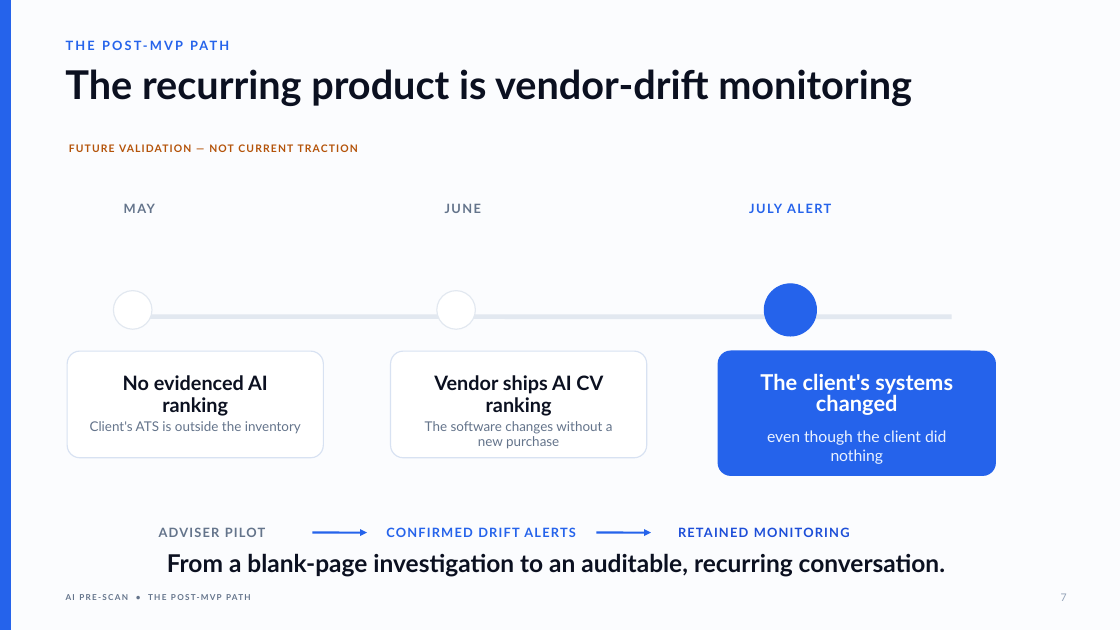
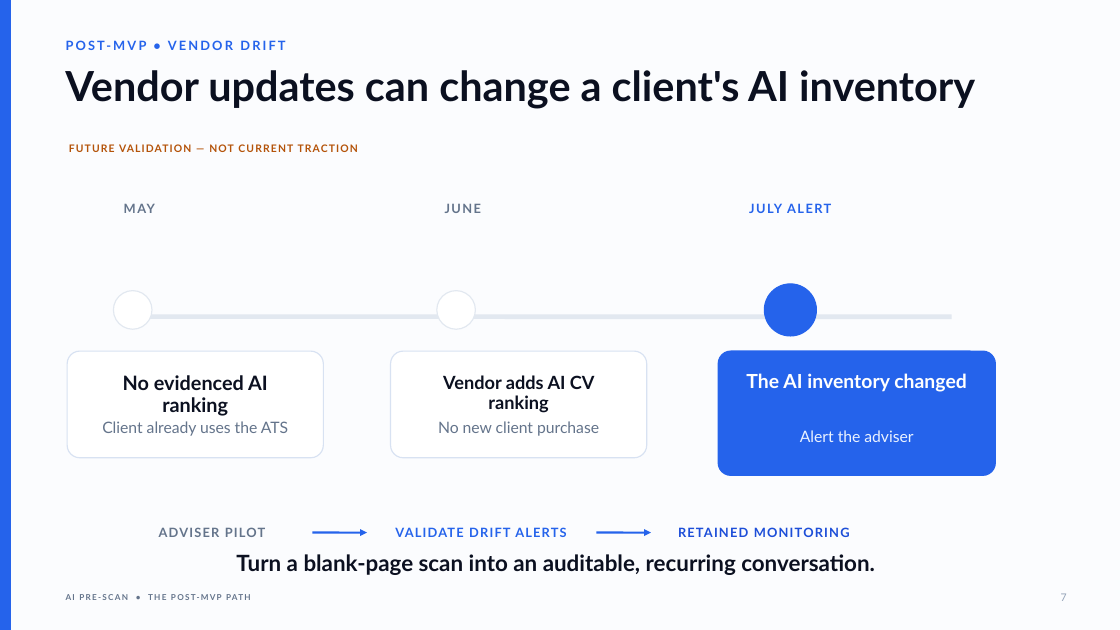
Before and after one commit to nyelugo/PROJECT-AI-Pre-Scan, a slide deck: slide 7 of docs/ai-pre-scan-presentation.pptx. Drawn at 1120x630 pixels with LibreOffice and Linux fonts; fonts in the diff are those of the drawing. Boxes give left, top, right and bottom in pixels: in the first picture for what was removed or moved away, otherwise in the second. Text is boxed around its words. In the diff, an @@ line names an element or a change of style, - is before the commit and + after.

```diff
--- a/docs/ai-pre-scan-presentation.pptx
+++ b/docs/ai-pre-scan-presentation.pptx
@@ text at <box>65,70,510,537</box>: text changed @@
-THE POST-MVP PATH
+POST-MVP • VENDOR DRIFT
@@ text at <box>208,70,975,109</box>: text changed; size 34 to 35.5 pt @@
-The recurring product is vendor-drift monitoring
+Vendor updates can change a client's AI inventory
@@ text at <box>443,375,595,413</box>: text changed; size 17 to 15.6 pt @@
-Vendor ships AI CV ranking
+Vendor adds AI CV ranking
@@ text at <box>746,373,967,392</box>: text changed; size 18.7 to 16.7 pt @@
-The client's systems changed
+The AI inventory changed
@@ text at <box>102,421,288,436</box>: text changed; size 11.5 to 13.5 pt @@
-Client's ATS is outside the inventory
+Client already uses the ATS
@@ text at <box>438,421,599,436</box>: text changed; size 11.5 to 13.5 pt @@
-The software changes without a new purchase
+No new client purchase
@@ text at <box>838,430,913,442</box>: text changed @@
-even though the client did nothing
+Alert the adviser
@@ text at <box>395,527,567,537</box>: text changed @@
-CONFIRMED DRIFT ALERTS
+VALIDATE DRIFT ALERTS
@@ text at <box>236,554,875,575</box>: text changed; size 21 to 19.2 pt @@
-From a blank-page investigation to an auditable, recurring conversation.
+Turn a blank-page scan into an auditable, recurring conversation.
```
Also in this commit, not shown: 5 other slides changed, 1 other file.
